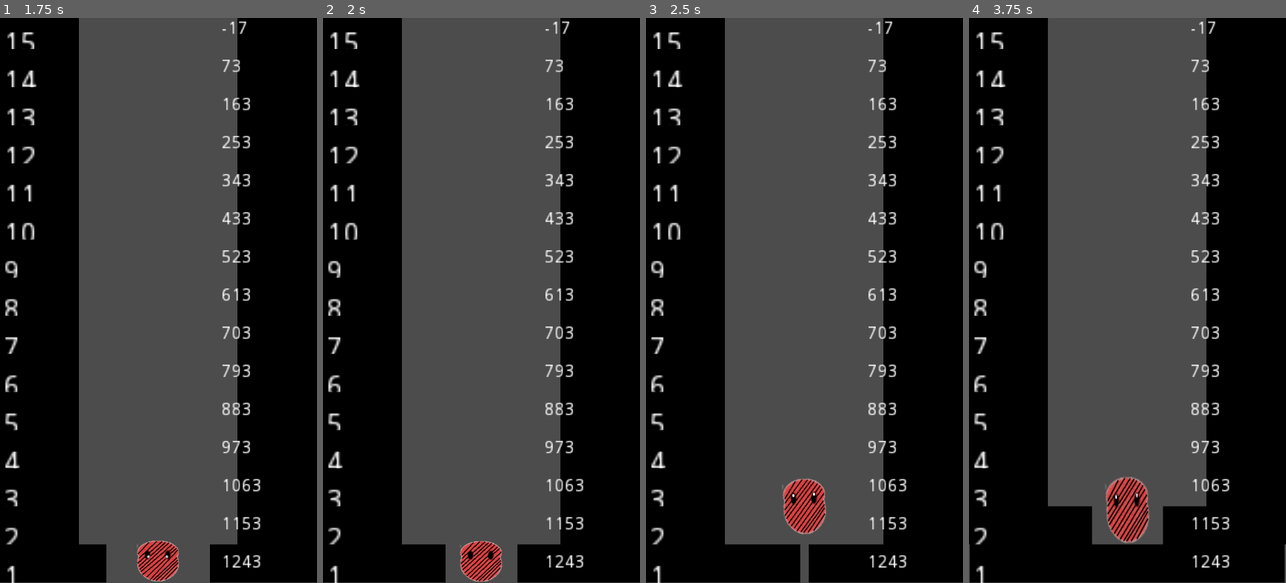
Above: before the commit, frames 1-4 (left to right).
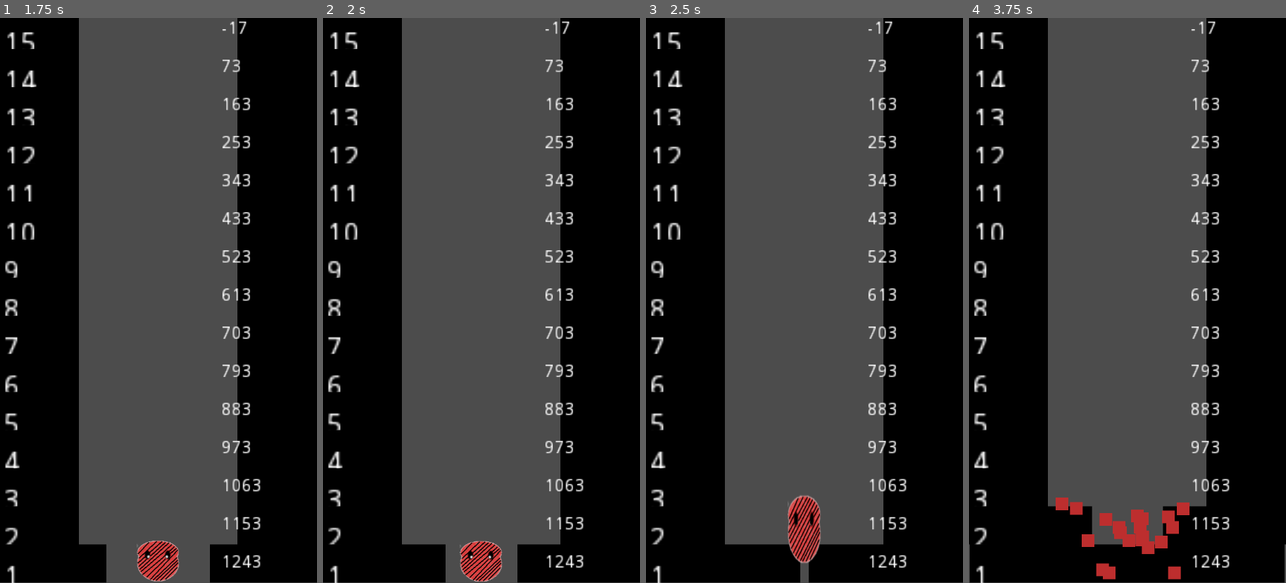
Above: after the commit, the same moments.

Repository: koryslaby/Godot_Game_Development
Game: Godot game, scene res://scenes/Start_Screen.tscn
The game is run twice, just before and just after one commit, with the same random seed, the same clock (stepped at 60 frames per second) and the same inputs.
Inputs (mouse positions are in pixels of both pictures, inside the frame that each line leads up to):
- Up to frame 1 (1.75 s): click (161, 537) at 0.5 s; click (158, 260) at 1.25 s
- Up to frame 2 (2 s): no input
- Up to frame 3 (2.5 s): hold Space (Jump) from 2.03 s (still down)
- Up to frame 4 (3.75 s): release Space (Jump) at 2.78 s; tap Space (Jump) at 2.85, 3.02, 3.32 s; hold Space (Jump) from 3.53 s (still down)

Frame 1 is identical in both runs. In frame 2, 0.1% of the frame differs, in the area x 43-57%, y 92-100%; in frame 3, 1.5%; in frame 4, 2.4%, in the area x 27-70%, y 81-100%.

Commit message:
added player squish animation

Diff:
--- a/Jumper_Squish/game/scenes/Start_Screen.tscn
+++ b/Jumper_Squish/game/scenes/Start_Screen.tscn
@@ -4,7 +4,7 @@
 [ext_resource path="res://assets/PNG/750*1334.png" type="Texture" id=2]
 [ext_resource path="res://assets/PNG/300*90.png" type="Texture" id=3]
 
-[node name="Start_Screen" type="Control" index="0"]
+[node name="Start_Screen" type="Control"]
 
 anchor_left = 0.0
 anchor_top = 0.0
--- a/Jumper_Squish/game/scenes/World.tscn
+++ b/Jumper_Squish/game/scenes/World.tscn
@@ -8,11 +8,13 @@
 custom_solver_bias = 0.0
 extents = Vector2( 100, 10 )
 
-[node name="World" type="Node2D" index="0"]
+[node name="World" type="Node2D"]
 
 script = ExtResource( 1 )
 
-[node name="Start" type="StaticBody2D" parent="." index="0"]
+[node name="top" type="Node2D" parent="." index="0"]
+
+[node name="Start" type="StaticBody2D" parent="." index="1"]
 
 editor/display_folded = true
 position = Vector2( 375, 1344.68 )
@@ -32,12 +34,12 @@
 
 shape = SubResource( 1 )
 
-[node name="player2" parent="." index="1" instance=ExtResource( 2 )]
+[node name="player2" parent="." index="2" instance=ExtResource( 2 )]
 
 position = Vector2( 375, 1237.4 )
 _sections_unfolded = [ "Angular", "Applied Forces", "Collision", "Linear", "Pickable", "Transform" ]
 
-[node name="level_movement" type="Camera2D" parent="." index="2"]
+[node name="level_movement" type="Camera2D" parent="." index="3"]
 
 position = Vector2( 375, 667 )
 anchor_mode = 1
@@ -64,7 +66,7 @@
 editor_draw_drag_margin = false
 _sections_unfolded = [ "Transform" ]
 
-[node name="smoth_camera_movement" type="Tween" parent="." index="3"]
+[node name="smoth_camera_movement" type="Tween" parent="." index="4"]
 
 repeat = false
 playback_process_mode = 1
--- a/Jumper_Squish/game/scenes/levels_s.tscn
+++ b/Jumper_Squish/game/scenes/levels_s.tscn
@@ -17,14 +17,11 @@
 extents = Vector2( 10, 10 )
 _sections_unfolded = [ "Resource" ]
 
-[node name="levels_s" type="Node2D"]
+[node name="levels_s" type="Node2D" index="0"]
 
 position = Vector2( 6.66899, 150.579 )
 script = ExtResource( 1 )
-_sections_unfolded = [ "Transform" ]
-__meta__ = {
-"_edit_group_": true
-}
+_sections_unfolded = [ "Transform", "Z Index" ]
 
 [node name="right" type="StaticBody2D" parent="." index="0"]
 
@@ -37,9 +34,6 @@
 friction = 1.0
 bounce = 0.0
 _sections_unfolded = [ "Collision", "Pickable", "Transform", "Z Index" ]
-__meta__ = {
-"_edit_group_": true
-}
 
 [node name="right_sprite" type="Sprite" parent="right" index="0"]
 
@@ -61,9 +55,6 @@
 friction = 1.0
 bounce = 0.0
 _sections_unfolded = [ "Transform" ]
-__meta__ = {
-"_edit_group_": true
-}
 
 [node name="left_sprite" type="Sprite" parent="left" index="0"]
 
@@ -74,16 +65,25 @@
 
 shape = SubResource( 2 )
 
+[node name="player_detector" type="RayCast2D" parent="left" index="2"]
+
+position = Vector2( 188.834, -35.6804 )
+enabled = true
+exclude_parent = true
+cast_to = Vector2( 0, 30 )
+collision_mask = 1
+_sections_unfolded = [ "Transform" ]
+
 [node name="Level_counter" type="Label" parent="." index="2"]
 
 anchor_left = 0.0
 anchor_top = 0.0
 anchor_right = 0.0
 anchor_bottom = 0.0
-margin_left = 105.0
-margin_top = -34.0
-margin_right = 145.0
-margin_bottom = -3.0
+margin_left = 106.0
+margin_top = -30.0
+margin_right = 146.0
+margin_bottom = 1.0
 rect_scale = Vector2( 5, 5 )
 rect_pivot_offset = Vector2( 0, 0 )
 rect_clip_content = false
--- a/Jumper_Squish/game/scenes/player2.tscn
+++ b/Jumper_Squish/game/scenes/player2.tscn
@@ -6,30 +6,75 @@
 [ext_resource path="res://assets/Player_Anim/PlayerJump1.png" type="Texture" id=4]
 [ext_resource path="res://assets/Player_Anim/PlayerJump2.png" type="Texture" id=5]
 [ext_resource path="res://assets/Player_Anim/Player2.png" type="Texture" id=6]
+[ext_resource path="res://assets/Player_Anim/Playersquish1.png" type="Texture" id=7]
+[ext_resource path="res://assets/Player_Anim/Playersquish1-5.png" type="Texture" id=8]
+[ext_resource path="res://assets/Player_Anim/Playersquish2.png" type="Texture" id=9]
+[ext_resource path="res://assets/Player_Anim/Playersquish3-5.png" type="Texture" id=10]
+[ext_resource path="res://assets/Player_Anim/Playersquish3.png" type="Texture" id=11]
+[ext_resource path="res://assets/Player_Anim/Playersquish4.png" type="Texture" id=12]
 
 [sub_resource type="SpriteFrames" id=1]
 
 animations = [ {
-"frames": [ ExtResource( 2 ), ExtResource( 2 ), ExtResource( 2 ), ExtResource( 3 ), ExtResource( 3 ), ExtResource( 2 ), ExtResource( 2 ), ExtResource( 2 ), ExtResource( 3 ), ExtResource( 3 ) ],
+"frames": [ ExtResource( 2 ), ExtResource( 2 ), ExtResource( 2 ), ExtResource( 2 ), ExtResource( 2 ), ExtResource( 3 ), ExtResource( 2 ), ExtResource( 2 ), ExtResource( 2 ), ExtResource( 2 ), ExtResource( 2 ), ExtResource( 3 ) ],
 "loop": true,
 "name": "default",
-"speed": 4.0
-}, {
-"frames": [  ],
-"loop": true,
-"name": "squish",
-"speed": 5.0
+"speed": 3.5
 }, {
 "frames": [ ExtResource( 4 ), ExtResource( 4 ), ExtResource( 4 ), ExtResource( 5 ), ExtResource( 5 ), ExtResource( 5 ), ExtResource( 5 ), ExtResource( 5 ), ExtResource( 4 ), ExtResource( 4 ), ExtResource( 4 ), ExtResource( 6 ), ExtResource( 6 ), ExtResource( 6 ), ExtResource( 6 ) ],
 "loop": false,
 "name": "Jump_up",
 "speed": 20.0
+}, {
+"frames": [ ExtResource( 7 ), ExtResource( 8 ), ExtResource( 9 ), ExtResource( 10 ), ExtResource( 11 ), ExtResource( 12 ), null ],
+"loop": false,
+"name": "player_dead",
+"speed": 12.0
 } ]
 
 [sub_resource type="RectangleShape2D" id=2]
 
 custom_solver_bias = 0.0
 extents = Vector2( 10, 10 )
+
+[sub_resource type="ParticlesMaterial" id=3]
+
+render_priority = 0
+trail_divisor = 1
+emission_shape = 0
+flag_align_y = false
+flag_rotate_y = false
+flag_disable_z = true
+spread = 180.0
+flatness = 0.0
+gravity = Vector3( 0, 0, 0 )
+initial_velocity = 200.0
+initial_velocity_random = 1.0
+angular_velocity = -4.65661e-10
+angular_velocity_random = 0.0
+orbit_velocity = 0.0
+orbit_velocity_random = 0.0
+linear_accel = 0.0
+linear_accel_random = 0.0
+radial_accel = 0.0
+radial_accel_random = 0.0
+tangential_accel = 0.0
+tangential_accel_random = 0.0
+damping = 0.0
+damping_random = 0.0
+angle = 0.0
+angle_random = 0.0
+scale = 30.0
+scale_random = 0.0
+color = Color( 0.742188, 0.181557, 0.181557, 1 )
+hue_variation = 0.0
+hue_variation_random = 0.0
+anim_speed = 1.0
+anim_speed_random = 0.0
+anim_offset = 0.0
+anim_offset_random = 0.0
+anim_loop = false
+_sections_unfolded = [ "Angular Velocity", "Animation", "Color", "Emission Shape", "Flags", "Gravity", "Initial Velocity", "Linear Accel", "Resource", "Scale", "Spread" ]
 
 [node name="player2" type="RigidBody2D" index="0"]
 
@@ -60,7 +105,7 @@
 
 frames = SubResource( 1 )
 animation = "default"
-frame = 1
+frame = 2
 playing = true
 _sections_unfolded = [ "Transform", "Z Index" ]
 
@@ -74,5 +119,26 @@
 exclude_parent = true
 cast_to = Vector2( 0, 100 )
 collision_mask = 1
+_sections_unfolded = [ "Transform" ]
 
-[connection signal="jump_anim_done" from="." to="." method="_on_player2_jump_anim_done"]
+[node name="explosions" type="Particles2D" parent="." index="3"]
+
+emitting = false
+amount = 20
+lifetime = 1.0
+one_shot = true
+preprocess = 0.0
+speed_scale = 1.0
+explosiveness = 1.0
+randomness = 0.0
+fixed_fps = 0
+fract_delta = true
+visibility_rect = Rect2( -100, -100, 200, 200 )
+local_coords = true
+draw_order = 0
+process_material = SubResource( 3 )
+texture = null
+normal_map = null
+h_frames = 1
+v_frames = 1
+_sections_unfolded = [ "Drawing", "Material", "Process Material", "Textures", "Time", "Transform", "Visibility", "Z Index" ]
--- /dev/null
+++ b/Jumper_Squish/game/scenes/test.gd
@@ -0,0 +1,6 @@
+extends Node2D
+
+onready var test_level = get_node("levels_s")
+
+func _ready():
+	test_level.chain()
--- a/Jumper_Squish/game/scenes/test.tscn
+++ b/Jumper_Squish/game/scenes/test.tscn
@@ -1,13 +1,17 @@
-[gd_scene load_steps=3 format=2]
+[gd_scene load_steps=5 format=2]
 
-[ext_resource path="res://scenes/player2.tscn" type="PackedScene" id=1]
+[ext_resource path="res://scenes/test.gd" type="Script" id=1]
+[ext_resource path="res://scenes/levels_s.tscn" type="PackedScene" id=2]
+[ext_resource path="res://scenes/player2.tscn" type="PackedScene" id=3]
 
 [sub_resource type="RectangleShape2D" id=1]
 
 custom_solver_bias = 0.0
 extents = Vector2( 100, 10 )
 
-[node name="test" type="Node2D" index="0"]
+[node name="test" type="Node2D"]
+
+script = ExtResource( 1 )
 
 [node name="test_platform" type="StaticBody2D" parent="." index="0"]
 
@@ -25,9 +29,13 @@
 position = Vector2( 365.696, 574.792 )
 shape = SubResource( 1 )
 
-[node name="player2" parent="." index="1" instance=ExtResource( 1 )]
+[node name="levels_s" parent="." index="1" instance=ExtResource( 2 )]
 
-position = Vector2( 369.85, 353.797 )
+position = Vector2( -0.449158, 470.008 )
+
+[node name="player2" parent="." index="2" instance=ExtResource( 3 )]
+
+position = Vector2( 380.525, 443.609 )
 linear_damp = 0.0
 angular_damp = 0.0
 _sections_unfolded = [ "Angular", "Applied Forces", "Collision", "Linear", "Pickable", "Transform", "Visibility", "Z Index" ]
--- a/Jumper_Squish/game/scripts/Global.gd
+++ b/Jumper_Squish/game/scripts/Global.gd
@@ -5,6 +5,20 @@
 var diff_heights = false setget set_diff_heights
 var level = 0 setget set_level_num,get_level_num
 var screen_size = Vector2(750,1333) setget set_screen_size,get_screen_size
+var player_dead = false setget set_player_dead, get_player_dead
+var send_player_dead_signal = false
+signal player_dead
+
+func _process(delta):
+	if(send_player_dead_signal == false && player_dead == true):
+		emit_signal("player_dead")
+		send_player_dead_signal = true
+
+func set_player_dead(value):
+	player_dead = value
+
+func get_player_dead():
+	return player_dead
 
 func set_diff_speeds(value):
 	diff_speeds = value
--- a/Jumper_Squish/game/scripts/World.gd
+++ b/Jumper_Squish/game/scripts/World.gd
@@ -5,6 +5,7 @@
 onready var start = get_node("Start")
 onready var camera = get_node("level_movement")
 onready var camera_tween = get_node("smoth_camera_movement")
+onready var top = get_node("top")
 var closing_level = 0
 var spawn = Vector2(0,1333)
 var camera_start_position = Vector2()
@@ -33,7 +34,7 @@
 	var start
 	for i in range(0,max_levels):
 		var new_level = Levels.instance()
-		add_child_below_node(player, new_level)
+		add_child_below_node(top , new_level)
 		if Global.diff_speeds == true:
 			random_speeds(new_level)
 		if Global.collors == true:
--- a/Jumper_Squish/game/scripts/levels_s.gd
+++ b/Jumper_Squish/game/scripts/levels_s.gd
@@ -8,13 +8,16 @@
 onready var right_sprite = get_node("right/right_sprite")
 onready var level_counter = get_node("Level_counter")
 onready var position_detect = get_node("Position")
+onready var player_detector = get_node("left/player_detector")
 var col_margin = 3
 var inclose = false setget set_inclose,get_inclose
 var next_level setget set_next_level,get_next_level
 signal inclosure_end
 signal move_camera
 var camera_mover = Vector2(0,0)
+var player_detector_height = Vector2(0,0)
 var signal_emit = true
+var player_collide = false
 var screen_half
 var check_point_right
 var check_point_left
@@ -88,6 +91,7 @@
 	var right_h = (right_sprite.texture.get_height() - col_margin)/2
 	var right_w = (right_sprite.texture.get_width() - col_margin)/2
 	ChangePositionInParent(left_sprite.texture.get_height()/2)
+	player_detector_height(left_h * 2)
 	var colShapeRight = Vector2(right_w-1, right_h)
 	var colShapeLeft = Vector2(left_w, left_h)
 	right.add_to_group("levels")
@@ -98,6 +102,16 @@
 	check_point_right = right_collision.shape.get_extents().x
 	check_point_left = left_collision.shape.get_extents().x/2
 	camera_mover.y = left_h * 2
+
+func player_detector_height(height):
+	var botom_margin = 10
+	var top_margin = 6
+	var pos = player_detector.get_position()
+	var new_pos = pos
+	new_pos.y = (-height/2) + top_margin
+	player_detector_height.y = height - botom_margin
+	player_detector.set_cast_to(player_detector_height)
+	player_detector.set_position(new_pos)
 
 func _ready():
 	self.collision_maker()
@@ -122,6 +136,15 @@
 
 func _process(delta):
 	inclose()
+	var checking_player_collision = player_detector.get_collider()
+	if(checking_player_collision && player_collide == false):
+		detect_player_collision(checking_player_collision)
+		player_collide = true
+
+
+func detect_player_collision(collision_info):
+	if(collision_info.get_groups().has("player")):
+		Global.set_player_dead(true)
 
 
 func chain():
--- a/Jumper_Squish/game/scripts/player2.gd
+++ b/Jumper_Squish/game/scripts/player2.gd
@@ -3,28 +3,38 @@
 onready var collision = get_node("player_collision")
 onready var p_anim = get_node("player_anim")
 onready var gd = get_node("ground_detector")
+onready var explosion = get_node("explosions")
 var ogravity = Vector2(0,4)
 var jump = Vector2(0,-6)
 var offset = Vector2(0,0)
 var impulse = Vector2(0,-400)
 var spawn_pos = Vector2(375,1044)
-signal jump_anim_done
 
 func _ready():
+	Global.connect("player_dead", self, "_on_Global_player_dead")
+	p_anim.connect("animation_finished", self, "_on_p_anim_animation_finished")
 	self.add_to_group("player")
+	self.set_mode(RigidBody2D.MODE_CHARACTER)
 	collision.shape.extents.x = int(p_anim.get_sprite_frames().get_frame("default", 0).get_height())/2
 	collision.shape.extents.y = int(p_anim.get_sprite_frames().get_frame("default", 0).get_width())/2
 	set_process_input(true)
 
-func _integrate_forces(state):
-	if(p_anim.get_animation() == "Jump_up" && p_anim.get_frame() == 14):
-		emit_signal("jump_anim_done")
-
 func _input(event):
 	if event.is_action_pressed("Jump"):
 		if gd.is_colliding():
-			p_anim.set_animation("Jump_up")
-			apply_impulse(offset, impulse)
+			if(Global.get_player_dead() == false):
+				p_anim.set_animation("Jump_up")
+				apply_impulse(offset, impulse)
 
-func _on_player2_jump_anim_done():
-	p_anim.set_animation("default")
+func _on_Global_player_dead():
+	self.set_mode(RigidBody2D.MODE_STATIC)
+	collision.set_disabled(true)
+	p_anim.set_animation("player_dead")
+
+
+func _on_p_anim_animation_finished():
+	if(p_anim.get_animation() == "player_dead"):
+		explosion.set_emitting(true)
+
+	if(p_anim.get_animation() == "Jump_up"):
+		p_anim.set_animation("default")
Binary file added: Jumper_Squish/game/assets/Player_Anim/Playersquish1-5.png
Not shown, added: Jumper_Squish/game/assets/Player_Anim/Playersquish1-5.png.import
Binary file added: Jumper_Squish/game/assets/Player_Anim/Playersquish1.png
Not shown, added: Jumper_Squish/game/assets/Player_Anim/Playersquish1.png.import
Binary file added: Jumper_Squish/game/assets/Player_Anim/Playersquish2.png
Not shown, added: Jumper_Squish/game/assets/Player_Anim/Playersquish2.png.import
Binary file added: Jumper_Squish/game/assets/Player_Anim/Playersquish3-5.png
Not shown, added: Jumper_Squish/game/assets/Player_Anim/Playersquish3-5.png.import
Binary file added: Jumper_Squish/game/assets/Player_Anim/Playersquish3.png
Not shown, added: Jumper_Squish/game/assets/Player_Anim/Playersquish3.png.import
Binary file added: Jumper_Squish/game/assets/Player_Anim/Playersquish4.png
Not shown, added: Jumper_Squish/game/assets/Player_Anim/Playersquish4.png.import
(and 7 more such lines)
